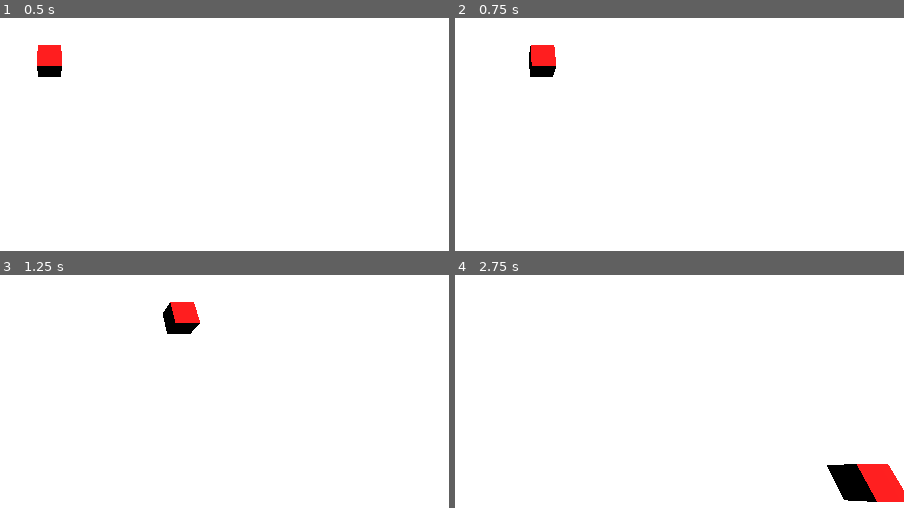
Above: before the commit, frames 1-4 (two rows, left to right).
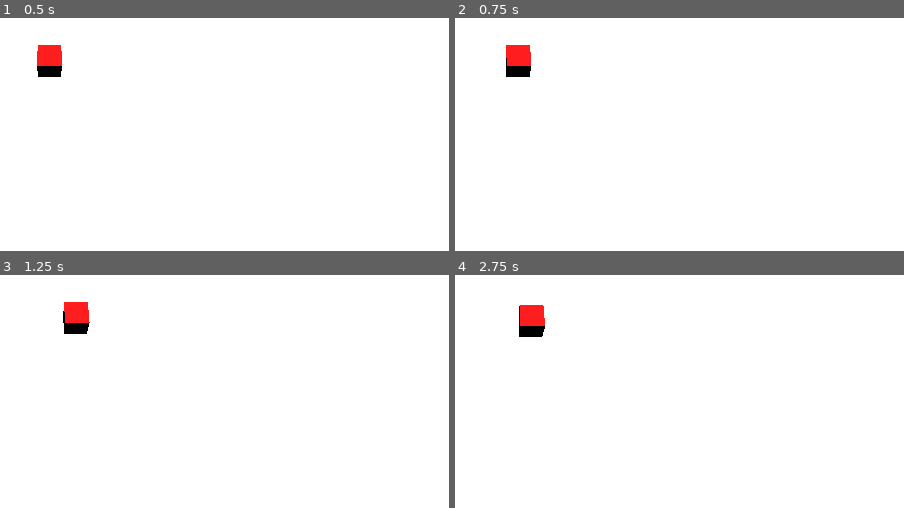
Above: after the commit, the same moments.

Repository: nickyvanurk/game-prototypes
Game: Godot game, scene res://world.tscn
Two runs of this game, one before a commit and one after it. Both use one fixed random seed, a clock stepped at 60 frames per second and the inputs below.
Inputs:
- Up to frame 1 (0.5 s): no input
- Up to frame 2 (0.75 s): tap Enter at 0.5 s; hold D (right) from 0.53 s (still down)
- Up to frame 3 (1.25 s): keep holding D (right)
- Up to frame 4 (2.75 s): release D (right) at 1.28 s; hold S (backward) 1.28-2.03 s; hold D (right) from 2.03 s (still down)

Frame 1 is identical in both runs. In frame 2, 1.5% of the frame differs, in the area x 11-23%, y 11-26%; in frame 3, 1.7%; in frame 4, 3.0%, in the area x 14-100%, y 12-98%.

Commit message:
Camera follow player

Diff:
--- /dev/null
+++ b/simple-procedural-animation/camera.gd
@@ -0,0 +1,11 @@
+extends Camera3D
+
+@export var follow_speed = 0.05
+@export var target: CharacterBody3D = null
+
+@onready var offset = position
+
+
+func _process(delta):
+	if target != null:
+		position = position.lerp(Vector3(target.position.x + offset.x, offset.y, target.position.z + offset.z), 0.05)
--- a/simple-procedural-animation/player.gd
+++ b/simple-procedural-animation/player.gd
@@ -1,26 +1,21 @@
 extends CharacterBody3D
 
+@export var speed = 1.0
 
-const SPEED = 2.0
-
-# Get the gravity from the project settings to be synced with RigidBody nodes.
 var gravity = ProjectSettings.get_setting("physics/3d/default_gravity")
 
 
 func _physics_process(delta):
-	# Add the gravity.
 	if not is_on_floor():
 		velocity.y -= gravity * delta
 
-	# Get the input direction and handle the movement/deceleration.
-	# As good practice, you should replace UI actions with custom gameplay actions.
 	var input_dir = Input.get_vector("left", "right", "forward", "backward")
 	var direction = (transform.basis * Vector3(input_dir.x, 0, input_dir.y)).normalized()
 	if direction:
-		velocity.x = direction.x * SPEED
-		velocity.z = direction.z * SPEED
+		velocity.x = direction.x * speed
+		velocity.z = direction.z * speed
 	else:
-		velocity.x = move_toward(velocity.x, 0, SPEED)
-		velocity.z = move_toward(velocity.z, 0, SPEED)
+		velocity.x = move_toward(velocity.x, 0, speed)
+		velocity.z = move_toward(velocity.z, 0, speed)
 
 	move_and_slide()
--- a/simple-procedural-animation/world.tscn
+++ b/simple-procedural-animation/world.tscn
@@ -1,6 +1,7 @@
-[gd_scene load_steps=5 format=3 uid="uid://dlkhs7g533o6n"]
+[gd_scene load_steps=6 format=3 uid="uid://dlkhs7g533o6n"]
 
 [ext_resource type="PackedScene" uid="uid://bxr8gr6f4muum" path="res://player.tscn" id="1_b4kn6"]
+[ext_resource type="Script" path="res://camera.gd" id="2_2ak63"]
 
 [sub_resource type="BoxShape3D" id="BoxShape3D_rwc6a"]
 size = Vector3(200, 1, 200)
@@ -28,5 +29,7 @@
 
 [node name="Player" parent="." instance=ExtResource("1_b4kn6")]
 
-[node name="Camera" type="Camera3D" parent="."]
+[node name="Camera" type="Camera3D" parent="." node_paths=PackedStringArray("target")]
 transform = Transform3D(1, 0, 0, 0, 0.519519, 0.854459, 0, -0.854459, 0.519519, 0, 3, 1.5)
+script = ExtResource("2_2ak63")
+target = NodePath("../Player")
